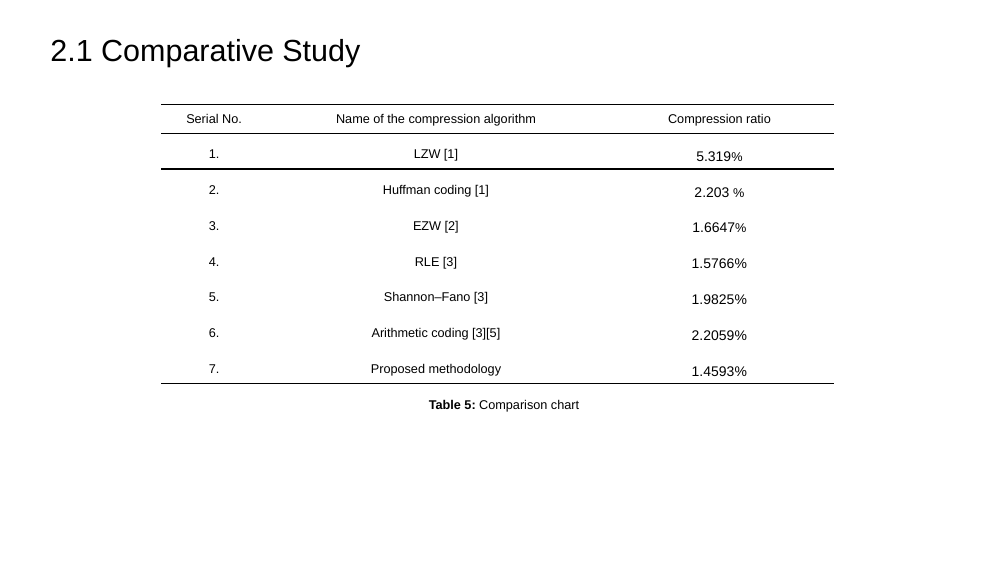
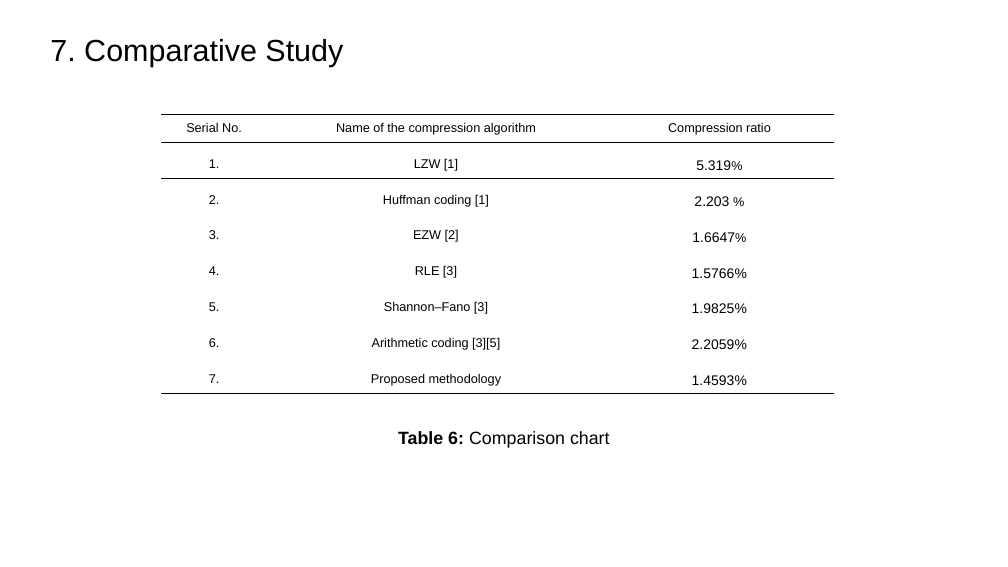
Before and after one commit to tirtharajsinha/Autoencoder_for_image_compression, a slide deck: slide 16 of 30_04_22_1840.pptx (slide 14 before the commit). Drawn at 1008x567 pixels with LibreOffice and Linux fonts; fonts in the diff are those of the drawing. Boxes give left, top, right and bottom in pixels: in the first picture for what was removed or moved away, otherwise in the second. Text is boxed around its words. In the diff, an @@ line names an element or a change of style, - is before the commit and + after.

```diff
--- a/30_04_22_1840.pptx
+++ b/30_04_22_1840.pptx
@@ title at (50, 39, 343, 67): text changed @@
-2.1 Comparative Study
+7. Comparative Study
@@ table: place and size @@
-table at (161, 104, 833, 383)
+table at (161, 114, 833, 393)
@@ text at (398, 431, 610, 448): text changed; size 10 to 14 pt @@
-Table 5: Comparison chart
+Table 6: Comparison chart
```
Also in this commit, not shown: 12 other slides changed, 3 slides added, 1 slide removed, 1 other file.
